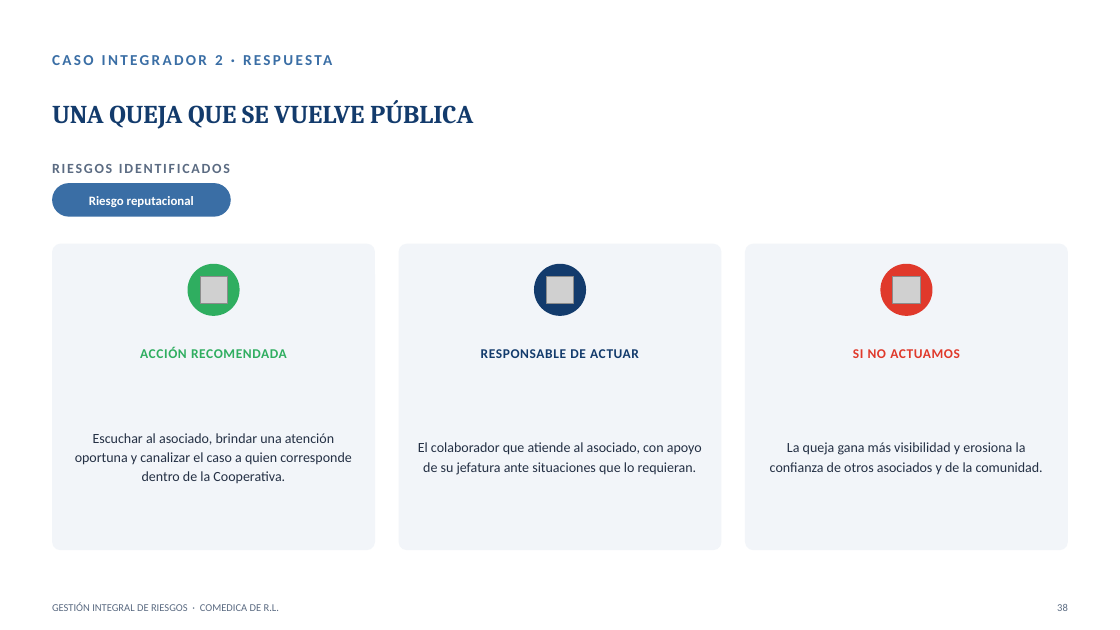
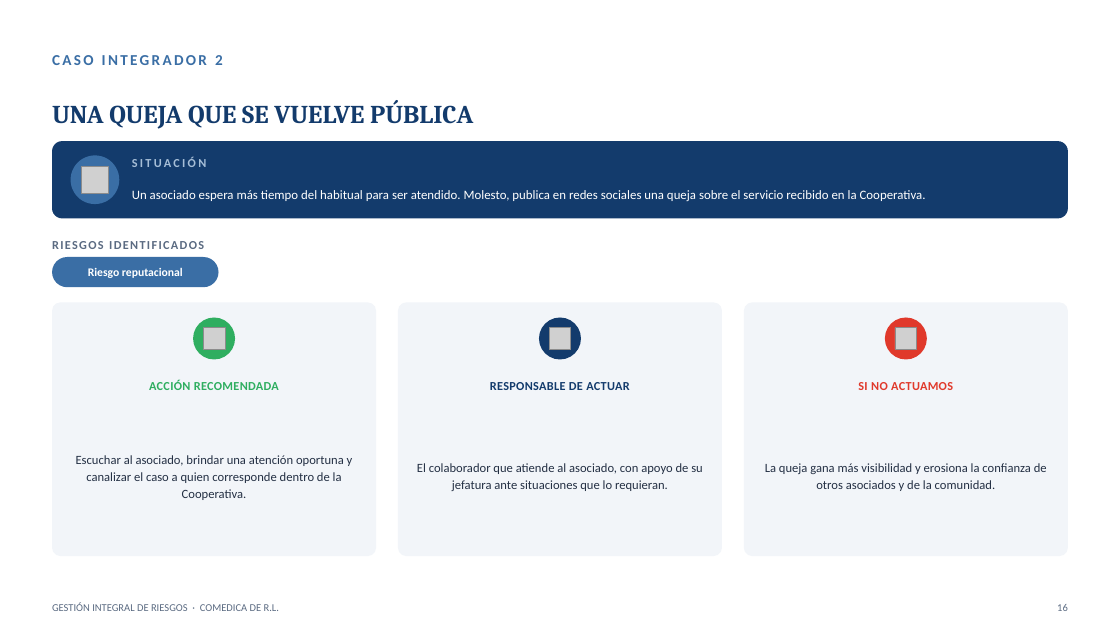
Before and after one commit to menjivar201280/riesgo, a slide deck: slide 16 of capacitacion-riesgos-2025/CAPACITACION_RIESGOS_2025.pptx (slide 38 before the commit). Drawn at 1120x630 pixels with LibreOffice and Linux fonts; fonts in the diff are those of the drawing; grey boxes stand for pictures. Boxes give left, top, right and bottom in pixels: in the first picture for what was removed or moved away, otherwise in the second. Text is boxed around its words. In the diff, an @@ line names an element or a change of style, - is before the commit and + after.

```diff
--- a/capacitacion-riesgos-2025/CAPACITACION_RIESGOS_2025.pptx
+++ b/capacitacion-riesgos-2025/CAPACITACION_RIESGOS_2025.pptx
@@ rounded rectangle added at (52, 141, 1068, 218), fill #133B6C @@
@@ ellipse added at (71, 155, 119, 204), fill #3A6EA5 @@
@@ picture added at (82, 166, 108, 193) @@
@@ text added at (132, 157, 206, 167), 10.5 pt, text #A6BED7, bold @@
+SITUACIÓN
@@ text added at (132, 190, 926, 201), 11 pt, text #FFFFFF @@
+Un asociado espera más tiempo del habitual para ser atendido. Molesto, publica en redes sociales una queja sobre el servicio recibido en la Cooperativa.
@@ text "RIESGOS IDENTIFICADOS": place and size @@
-text "RIESGOS IDENTIFICADOS" at (52, 164, 230, 173)
+text "RIESGOS IDENTIFICADOS" at (52, 241, 204, 249)
@@ text "RIESGOS IDENTIFICADOS" at (52, 241, 204, 249): size 12 to 10.5 pt, letter spacing 1.5 to 1.2 pt @@
@@ text "Riesgo reputacional": place and size @@
-text "Riesgo reputacional" at (89, 196, 194, 207)
+text "Riesgo reputacional" at (88, 268, 183, 278)
@@ text "Riesgo reputacional" at (88, 268, 183, 278): size 11 to 10 pt @@
@@ rounded rectangle: place and size @@
-rounded rectangle at (52, 183, 231, 217)
+rounded rectangle at (52, 257, 218, 287)
@@ rounded rectangle: place and size @@
-rounded rectangle at (52, 244, 375, 550)
+rounded rectangle at (52, 302, 376, 556)
@@ ellipse: place and size @@
-ellipse at (187, 264, 239, 316)
+ellipse at (193, 318, 235, 360)
@@ picture: place and size @@
-picture at (200, 276, 227, 303)
+picture at (203, 328, 225, 350)
@@ proportions changed in 3 elements at (744, 302, 1069, 556), (52, 302, 376, 556), (398, 302, 723, 556) @@
@@ rounded rectangle: place and size @@
-rounded rectangle at (398, 244, 721, 550)
+rounded rectangle at (398, 302, 723, 556)
@@ ellipse: place and size @@
-ellipse at (534, 264, 586, 316)
+ellipse at (539, 318, 581, 360)
@@ picture: place and size @@
-picture at (547, 276, 574, 303)
+picture at (549, 328, 571, 350)
@@ rounded rectangle: place and size @@
-rounded rectangle at (745, 244, 1068, 550)
+rounded rectangle at (744, 302, 1069, 556)
@@ ellipse: place and size @@
-ellipse at (881, 264, 933, 316)
+ellipse at (885, 318, 927, 360)
@@ picture: place and size @@
-picture at (893, 276, 920, 303)
+picture at (895, 328, 917, 350)
@@ text "ACCIÓN RECOMENDADA": place and size @@
-text "ACCIÓN RECOMENDADA" at (140, 346, 287, 358)
+text "ACCIÓN RECOMENDADA" at (149, 380, 279, 390)
@@ size 11.5 to 10.5 pt, letter spacing 0.5 to 0.3 pt in 3 elements at (858, 382, 953, 390), (149, 380, 279, 390), (490, 382, 629, 390) @@
@@ text "RESPONSABLE DE ACTUAR": place and size @@
-text "RESPONSABLE DE ACTUAR" at (481, 349, 639, 358)
+text "RESPONSABLE DE ACTUAR" at (490, 382, 629, 390)
@@ text "SI NO ACTUAMOS": place and size @@
-text "SI NO ACTUAMOS" at (853, 349, 960, 358)
+text "SI NO ACTUAMOS" at (858, 382, 953, 390)
@@ text "Escuchar al asociado, brindar una ...": place and size @@
-text "Escuchar al asociado, brindar una ..." at (75, 433, 351, 483)
+text "Escuchar al asociado, brindar una ..." at (76, 455, 353, 500)
@@ size 12 to 10.8 pt; line spacing 1.15 to 1.12 in 3 elements at (765, 463, 1047, 491), (76, 455, 353, 500), (417, 463, 703, 491) @@
@@ text "El colaborador que atiende al ...": place and size @@
-text "El colaborador que atiende al ..." at (418, 442, 702, 475)
+text "El colaborador que atiende al ..." at (417, 463, 703, 491)
@@ text "La queja gana más visibilidad ...": place and size @@
-text "La queja gana más visibilidad ..." at (770, 442, 1043, 475)
+text "La queja gana más visibilidad ..." at (765, 463, 1047, 491)
```
Also in this commit, not shown: 16 other slides changed, 1 slide added, 28 slides removed.
